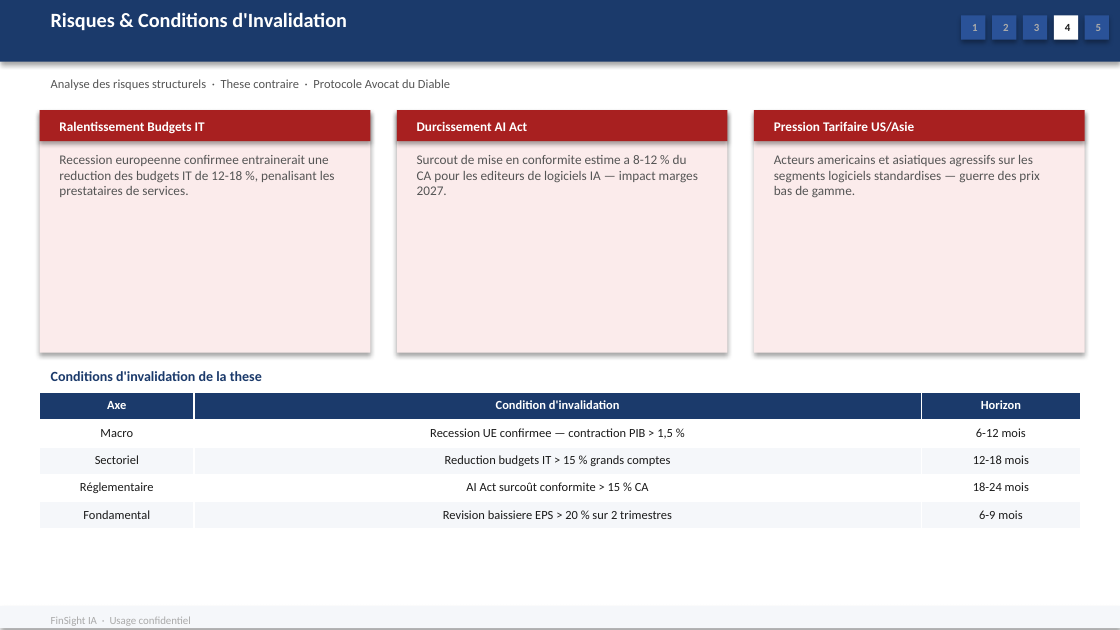
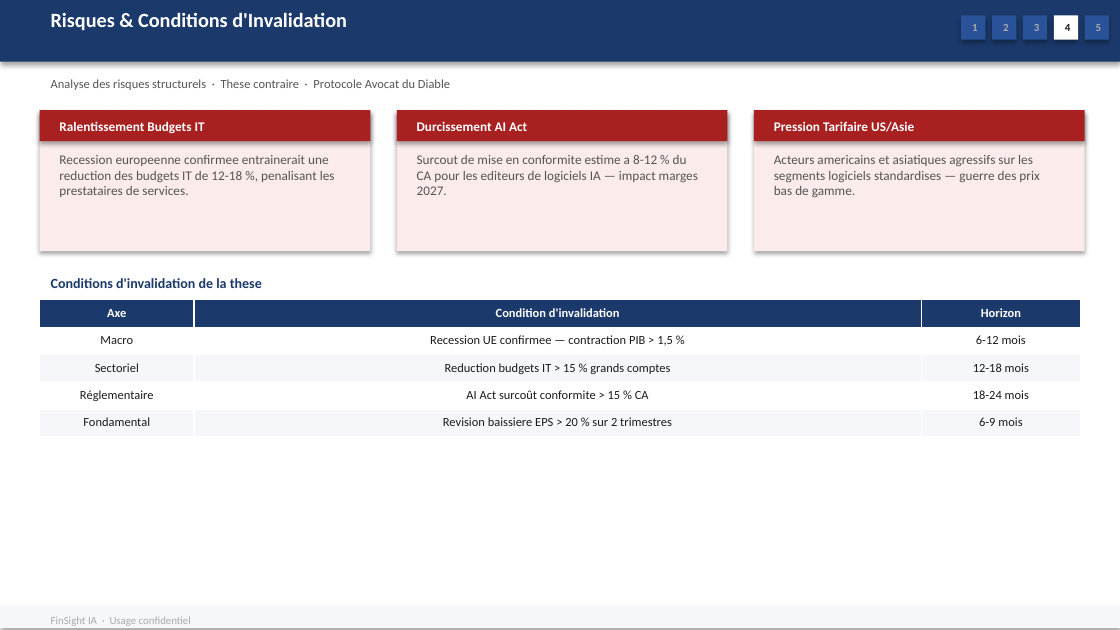
Before and after one commit to baptistejeh07-art/finsight-ia, a slide deck: slide 17 of preview/secteur_Technology_S&P_500/secteur_Technology_S&P_500.pptx. Drawn at 1120x630 pixels with LibreOffice and Linux fonts; fonts in the diff are those of the drawing. Boxes give left, top, right and bottom in pixels: in the first picture for what was removed or moved away, otherwise in the second. Text is boxed around its words. In the diff, an @@ line names an element or a change of style, - is before the commit and + after.

```diff
--- a/preview/secteur_Technology_S&P_500/secteur_Technology_S&P_500.pptx
+++ b/preview/secteur_Technology_S&P_500/secteur_Technology_S&P_500.pptx
@@ rectangle: place and size @@
-rectangle at [39,110,370,353]
+rectangle at [39,110,370,251]
@@ rectangle: place and size @@
-rectangle at [396,110,727,353]
+rectangle at [396,110,727,251]
@@ rectangle: place and size @@
-rectangle at [754,110,1084,353]
+rectangle at [754,110,1084,251]
@@ text "Conditions d'invalidation de la these": place and size @@
-text "Conditions d'invalidation de la these" at [51,371,262,381]
+text "Conditions d'invalidation de la these" at [51,278,262,288]
@@ table: place and size @@
-table at [39,392,1081,529]
+table at [39,300,1081,437]
```
Also in this commit, not shown: 3 other slides changed, 2 other files.
